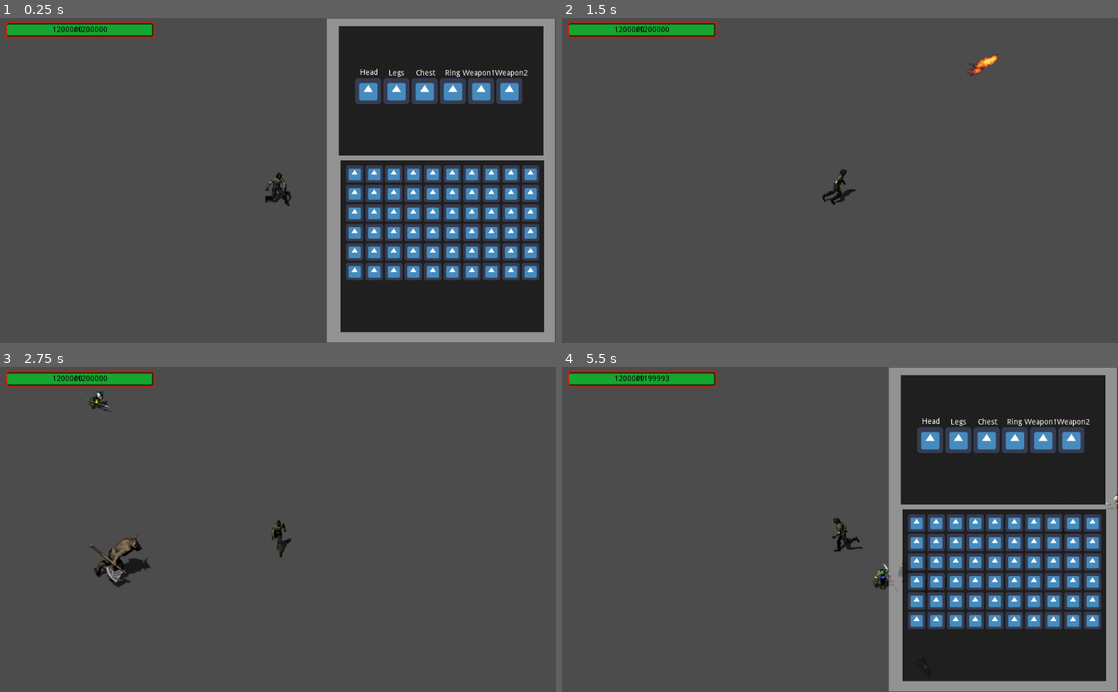
Above: before the commit, frames 1-4 (two rows, left to right).
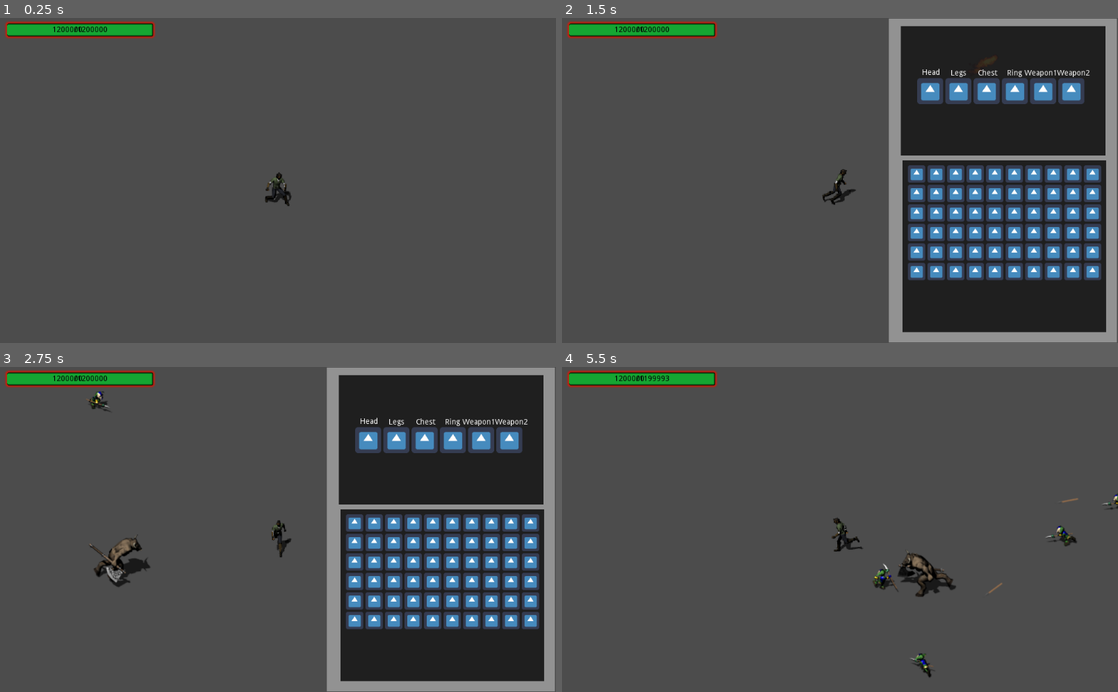
Above: after the commit, the same moments.

Repository: bluewolf44/2021_DTE_Project
Game: Godot game, scene res://Scenes/World.tscn
Two runs of this game, one before a commit and one after it. Both use one fixed random seed, a clock stepped at 60 frames per second and the inputs below. The engine's default icon, where the game draws it, is replaced by a stand-in: a white triangle on a blue panel in a dark square.
Inputs (mouse positions are in pixels of both pictures, inside the frame that each line leads up to):
- Up to frame 1 (0.25 s): no input
- Up to frame 2 (1.5 s): click (984, 89) at 0.52 s; move the mouse to (962, 164) at 1.27 s; hold D (Move_Right) from 1.28 s (still down); tap E (E) at 1.35 s
- Up to frame 3 (2.75 s): move the mouse to (166, 545) at 2.02 s; release D (Move_Right) at 2.03 s; hold S (Move_Down) from 2.03 s (still down); click (166, 545) at 2.1 s
- Up to frame 4 (5.5 s): move the mouse to (895, 458) at 2.77 s; release S (Move_Down) at 2.78 s; hold D (Move_Right) 2.78-3.53 s; tap Q (Q) at 2.85 s; move the mouse to (812, 594) at 3.52 s; hold W (Move_Up) 3.53-4.28 s; right-click (812, 594) at 3.6 s; move the mouse to (1006, 578) at 4.27 s; hold A (Move_Left) from 4.28 s (still down); tap E (E) at 4.35 s; move the mouse to (673, 480) at 5.02 s; click (673, 480) at 5.1 s

The runs differ from the first frame. In frame 1, 36% of the frame differs, in the area x 58-100%, y 0-100%; in frame 2, 36%; in frame 3, 36%; in frame 4, 36%.

Commit message:
added stats info

Diff:
--- a/Project/Resource script/Item.gd
+++ b/Project/Resource script/Item.gd
@@ -17,7 +17,6 @@
 }
 
 export var name = ""
-export var description = ""
 export(enum_type) var type
 export(Array,Resource) var stats = []
 export(Texture) var sprite
--- a/Project/Scenes/Player.tscn
+++ b/Project/Scenes/Player.tscn
@@ -991,6 +991,7 @@
 }
 
 [node name="Inventory" type="Control" parent="CanvasLayer"]
+visible = false
 margin_left = 600.0
 margin_right = 600.0
 mouse_filter = 2
@@ -1515,12 +1516,11 @@
 "_edit_use_anchors_": false
 }
 
-[node name="Des" type="Label" parent="CanvasLayer/Inventory/Info"]
+[node name="Stats" type="VBoxContainer" parent="CanvasLayer/Inventory/Info"]
 margin_left = 14.0
 margin_top = 46.0
 margin_right = 176.0
 margin_bottom = 151.0
-custom_colors/font_color = Color( 0.815686, 0.0941176, 0.0941176, 1 )
 __meta__ = {
 "_edit_use_anchors_": false
 }
--- a/Project/Scripts/Enemys.gd
+++ b/Project/Scripts/Enemys.gd
@@ -60,16 +60,16 @@
 func _on_Timer_timeout():
 	can_get_hit = true
 
-func create_drop(rare = 0,stats_amount=2):
+func create_drop(rare = 1,stats_amount=2):
 	var item = Resource.new()
-	item.set_script(load("res://Resource script/Item.gd"))
+	item.set_script(preload("res://Resource script/Item.gd"))
+	item.stats = []
 	for n in range(stats_amount):
 		var stat = Resource.new()
-		stat.set_script(load("res://Resource script/Stats.gd"))
+		stat.set_script(preload("res://Resource script/Stats.gd"))
 		stat.type = randi()%5
 		stat.change = randi()%2
-		stat.amount = float(randi()%10)
-
+		stat.amount = (float(randi()%10)+1)*rare
 		item.stats.append(stat)
 	item.name = pick_name()
 	item.type = randi()%5
--- a/Project/Scripts/Player.gd
+++ b/Project/Scripts/Player.gd
@@ -138,5 +138,11 @@
 		info.get_node("Sprite").texture = data.sprite
 	if data.name:
 		info.get_node("Name").text = data.name
-	info.get_node("Des").text = data.description
 	info.get_node("Type").text = ["Chest","Ring","Legs","Head","Weapon"][data.type]
+	for n in info.get_node("Stats").get_children():
+		n.queue_free()
+
+	for stat in data.stats:
+		var l = Label.new()
+		l.text = ["Damage","Heath","Defence","Speed","Crit",][stat.type] + [" + "," +% "][stat.change] + str(stat.amount)
+		info.get_node("Stats").add_child(l)
